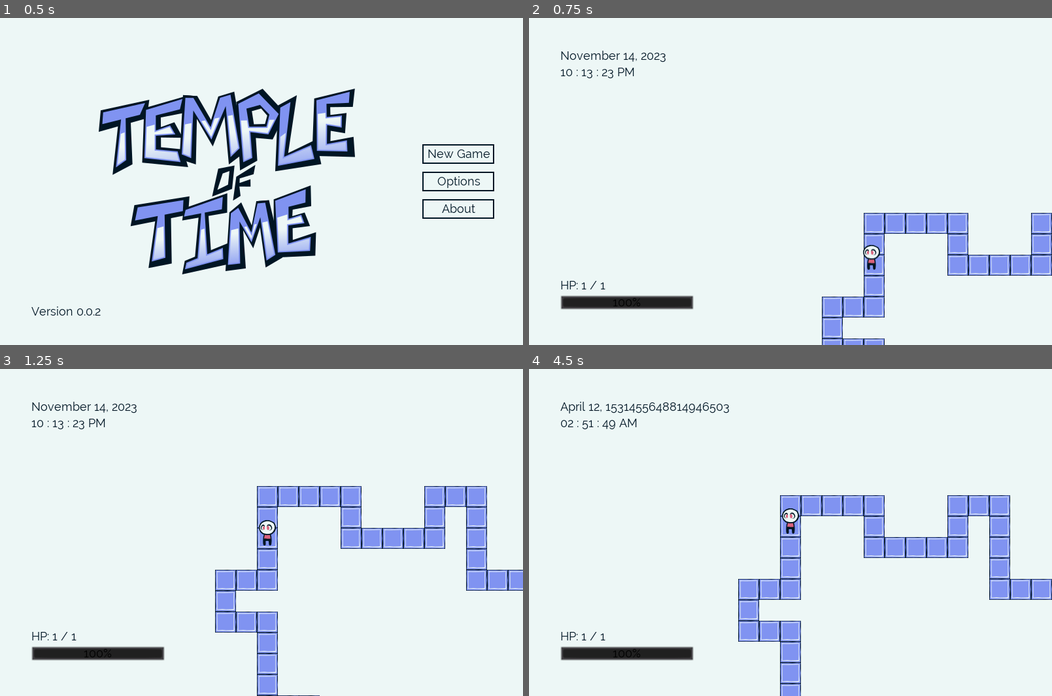
Above: before the commit, frames 1-4 (two rows, left to right).
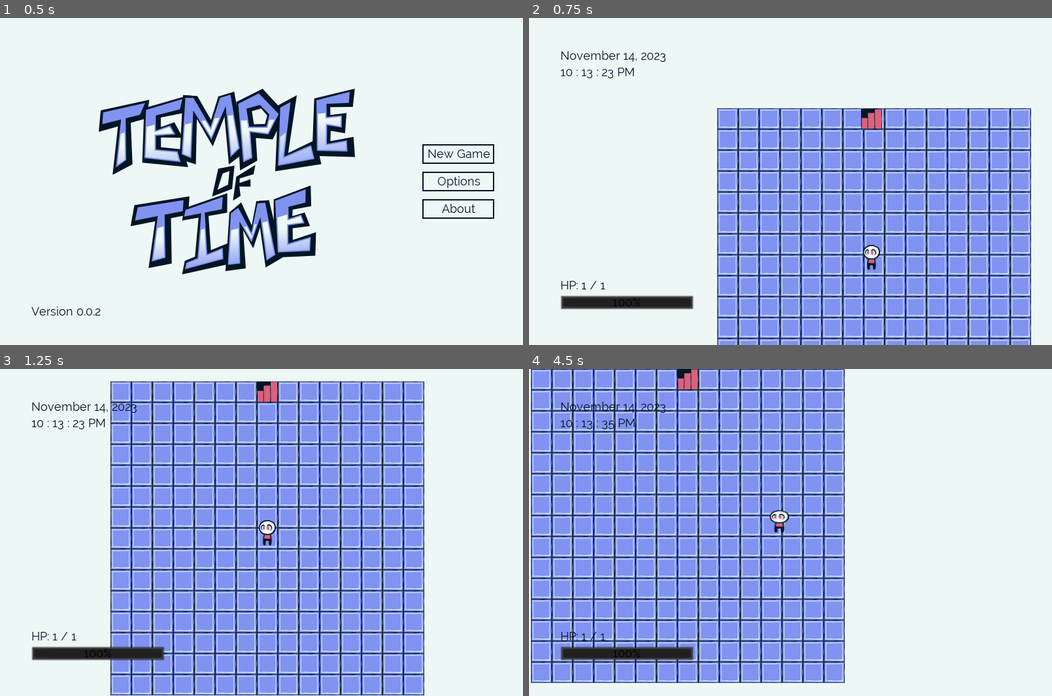
Above: after the commit, the same moments.

Repository: kairuma/temple-of-time
Game: Godot game, scene res://scene/state/MainMenu.tscn
Same seed, same stepped clock (60 frames per second), same inputs: the game is played once before the commit and once after it.
Inputs:
- Up to frame 1 (0.5 s): no input
- Up to frame 2 (0.75 s): click "New Game" at 0.5 s
- Up to frame 3 (1.25 s): no input
- Up to frame 4 (4.5 s): hold Right (right) 1.28-2.03 s; hold Down (down) 2.03-2.78 s; hold Right (right) 2.78-3.53 s; hold Up (up) 3.53-4.28 s; hold Left (left) from 4.28 s (still down)

Frame 1 is identical in both runs. In frame 2, 39% of the frame differs, in the area x 36-100%, y 27-100%; in frame 3, 54%; in frame 4, 58%, in the area x 0-100%, y 0-100%.
Error in both runs: Trying to assign value of type 'ProgressBar' to a variable of type 'Label'. (res://scene/entity/Player.gd:6)

Commit message:
I'm stupid.

Diff:
--- a/scene/Map.gd
+++ b/scene/Map.gd
@@ -107,7 +107,6 @@
 	stairs.set_map_y(0)
 
 func gen_map(going_down: bool) -> void:
-	set_floor_num(15)
 	if floor_num == 0:
 		gen_home(going_down)
 		return
Not shown, changed: export_presets.cfg
